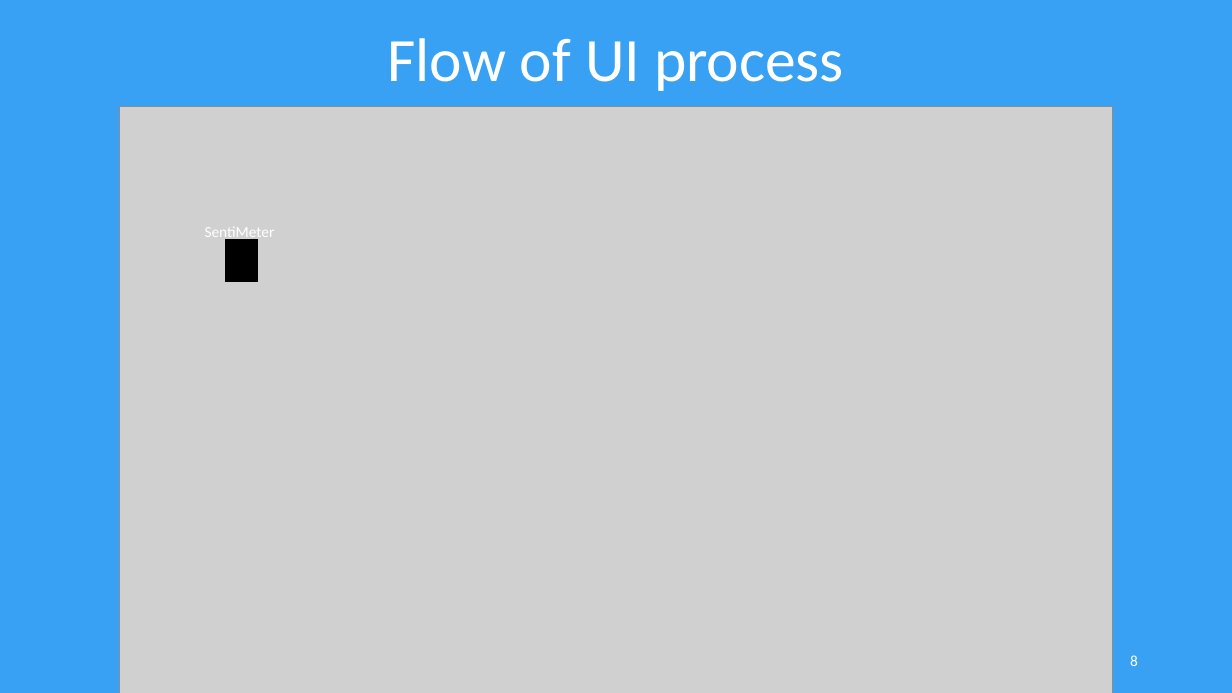
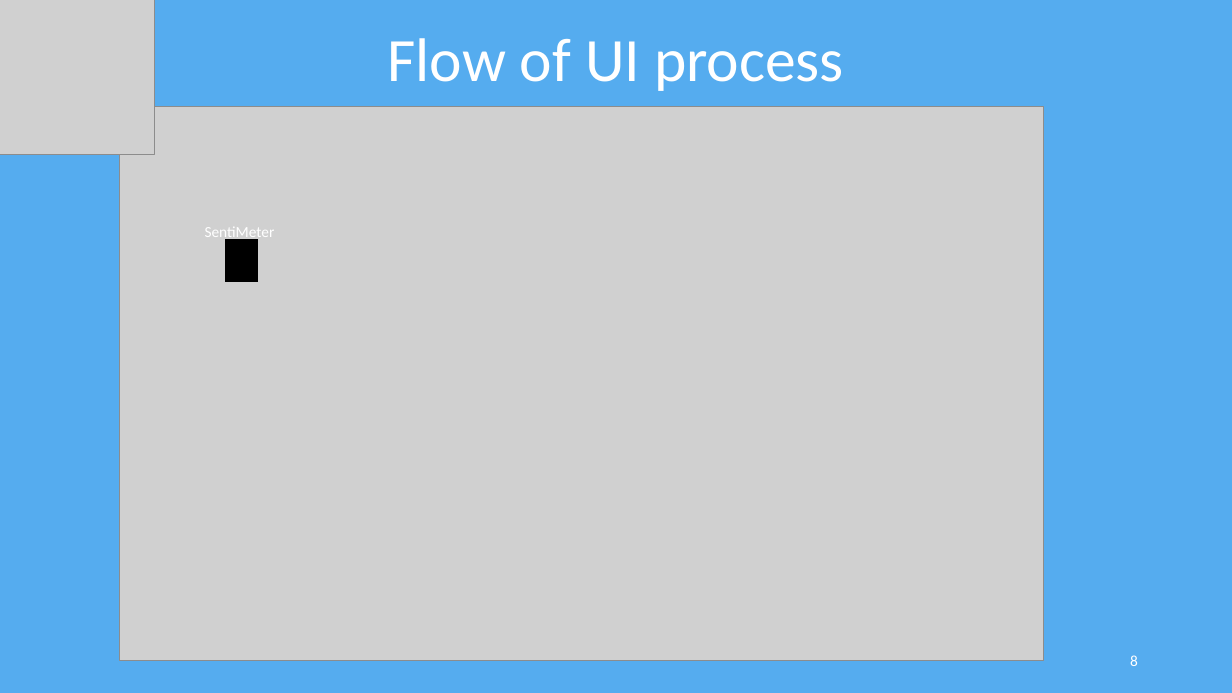
Before and after one commit to poshan0126/SentiMeter_Proposal_Documents, a slide deck: slide 8 of Project-Presentation.pptx. Drawn at 1232x693 pixels with LibreOffice and Linux fonts; fonts in the diff are those of the drawing; grey boxes stand for pictures. Boxes give left, top, right and bottom in pixels: in the first picture for what was removed or moved away, otherwise in the second. Text is boxed around its words. In the diff, an @@ line names an element or a change of style, - is before the commit and + after.

```diff
--- a/Project-Presentation.pptx
+++ b/Project-Presentation.pptx
@@ background #38A1F3 to #55ACEF @@
@@ picture added at <box>0,0,155,155</box> @@
@@ picture: place and size @@
-picture at <box>119,107,1113,693</box>
+picture at <box>119,107,1043,661</box>
```
Also in this commit, not shown: 15 other slides changed, 4 slides added, 2 slides removed, 2 other files.
